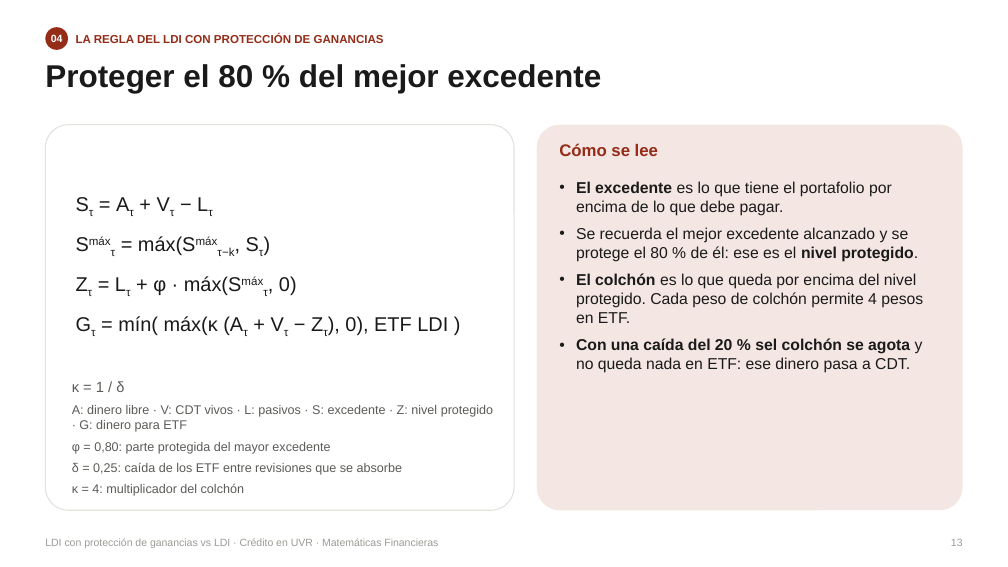
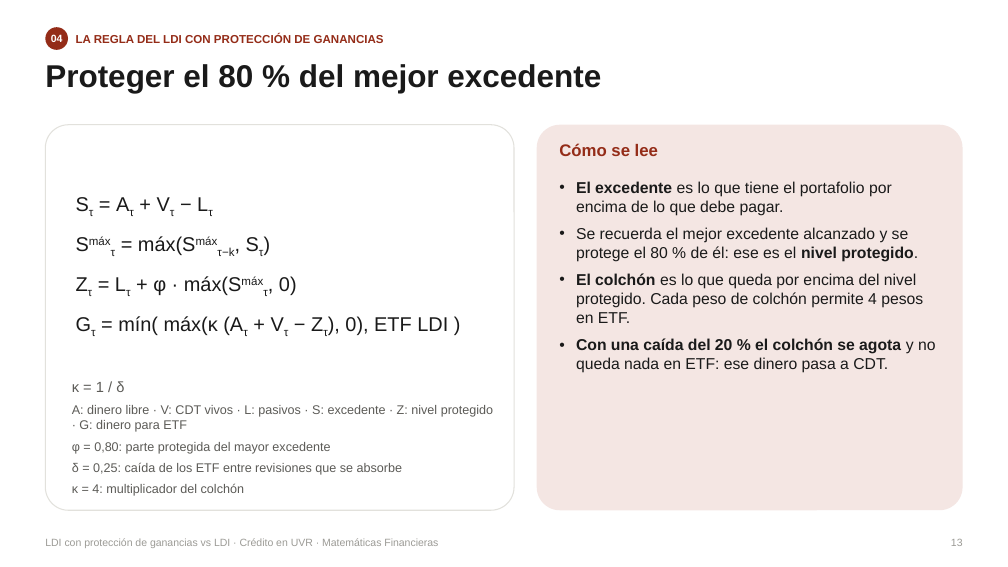
Before and after one commit to Efrain-J/seleccion-portafolio, a slide deck: slide 11 of slides/plan4_vs_plan3.pptx (slide 12 before the commit). Drawn at 1008x567 pixels with LibreOffice and Linux fonts; fonts in the diff are those of the drawing. Boxes give left, top, right and bottom in pixels: in the first picture for what was removed or moved away, otherwise in the second. Text is boxed around its words. In the diff, an @@ line names an element or a change of style, - is before the commit and + after.

```diff
--- a/slides/plan4_vs_plan3.pptx
+++ b/slides/plan4_vs_plan3.pptx
@@ text at box(576, 338, 936, 373): text changed @@
-• Con una caída del 20 % sel colchón se agota y no queda nada en ETF: ese dinero pasa a CDT.
+• Con una caída del 20 % el colchón se agota y no queda nada en ETF: ese dinero pasa a CDT.
```
Also in this commit, not shown: 1 other slide changed, 1 slide removed.
